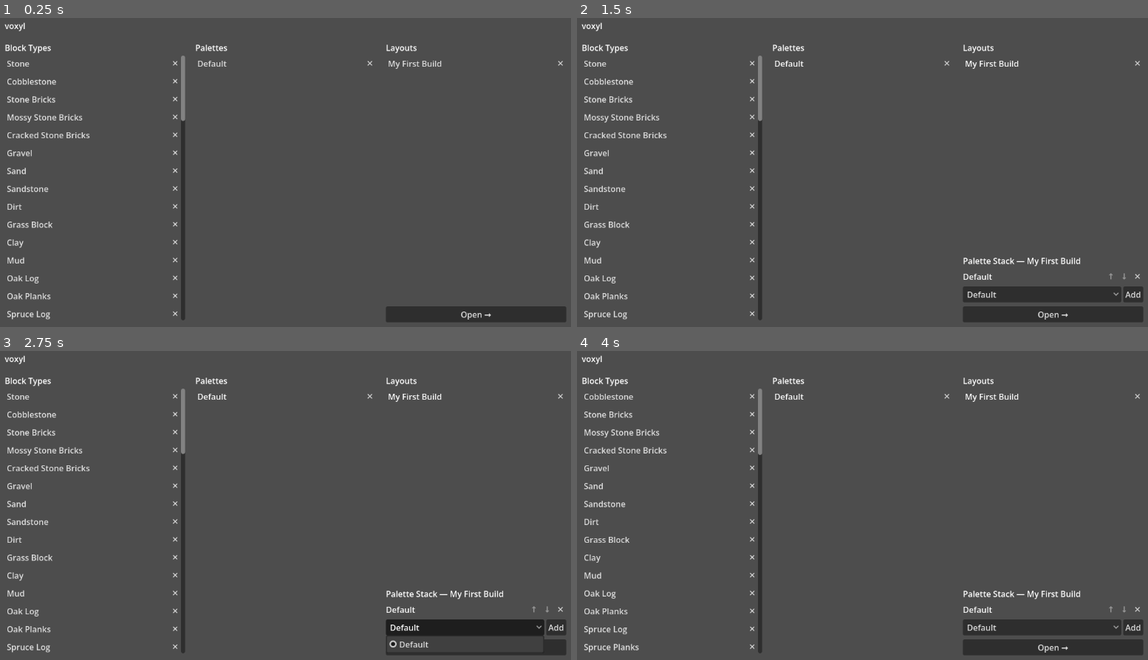
Above: before the commit, frames 1-4 (two rows, left to right).
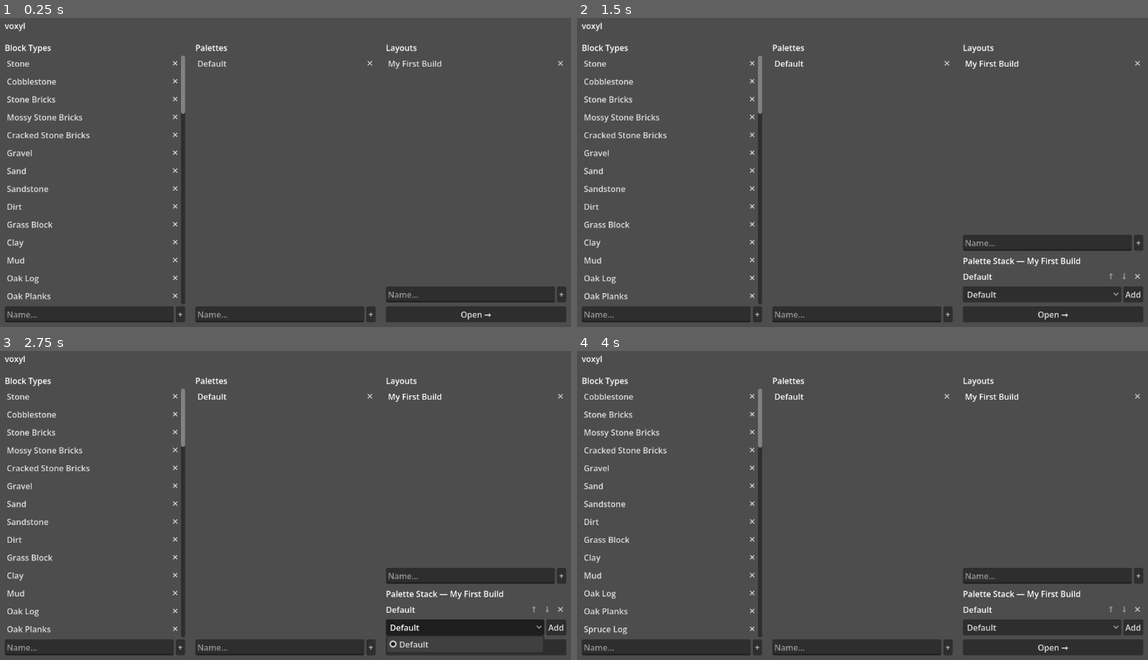
Above: after the commit, the same moments.

Repository: InfinitiesLoop/voxyl
Game: Godot game, scene res://scenes/Main.tscn
The game is run twice, just before and just after one commit, with the same random seed, the same clock (stepped at 60 frames per second) and the same inputs.
Inputs:
- Up to frame 1 (0.25 s): no input
- Up to frame 2 (1.5 s): click "Default" at 0.5 s; click "My First Build" at 1.25 s
- Up to frame 3 (2.75 s): click "Default" at 2 s
- Up to frame 4 (4 s): click "Stone" at 2.75 s; click "✕" at 3.5 s

The runs differ from the first frame. In frame 1, 4.8% of the frame differs, in the area x 0-100%, y 30-99%; in frame 2, 4.8%; in frame 3, 4.8%; in frame 4, 4.8%.
Error before the commit: Invalid access to property or key 'return_pressed' on a base object of type 'LineEdit'. (res://scripts/ui/LibraryList.gd:37)

Commit message:
Add smoke test suite and fix LineEdit signal name
tests/SmokeTest.tscn + SmokeTest.gd runs the full data model headlessly
via the real autoload, covering workspace init, block ops, palette
resolution, and last-wins layering. tests/run_tests.sh is the runner.

Also fixes LibraryList._ready using return_pressed (Godot 3 name) instead
of text_submitted — this was the startup crash.

Diff:
--- a/scripts/ui/LibraryList.gd
+++ b/scripts/ui/LibraryList.gd
@@ -34,7 +34,7 @@
 	_name_input = LineEdit.new()
 	_name_input.size_flags_horizontal = SIZE_EXPAND_FILL
 	_name_input.placeholder_text = "Name..."
-	_name_input.return_pressed.connect(_on_add)
+	_name_input.text_submitted.connect(func(_t): _on_add())
 	add_bar.add_child(_name_input)
 
 	var add_btn := Button.new()
--- /dev/null
+++ b/tests/SmokeTest.gd
@@ -0,0 +1,71 @@
+extends Node
+
+var _pass := 0
+var _fail := 0
+
+func _ready() -> void:
+	print("\n=== voxyl smoke test ===\n")
+	_test_workspace_init()
+	_test_block_ops()
+	_test_palette_resolution()
+	_test_last_wins()
+	print("\n%d passed, %d failed" % [_pass, _fail])
+	get_tree().quit(1 if _fail > 0 else 0)
+
+func _check(label: String, condition: bool) -> void:
+	if condition:
+		print("  ok   %s" % label)
+		_pass += 1
+	else:
+		print("  FAIL %s" % label)
+		_fail += 1
+
+func _test_workspace_init() -> void:
+	print("-- workspace init")
+	_check("workspace exists", VoxelWorld.workspace != null)
+	_check("block types populated", VoxelWorld.workspace.block_types.size() > 0)
+	_check("default palette exists", VoxelWorld.workspace.get_palette("Default") != null)
+	var layout := VoxelWorld.workspace.get_layout("My First Build")
+	_check("default layout exists", layout != null)
+	_check("layout has palette stack", layout != null and not layout.palette_names.is_empty())
+
+func _test_block_ops() -> void:
+	print("-- block ops")
+	var layout := VoxelWorld.workspace.get_layout("My First Build")
+	VoxelWorld.open(layout)
+	VoxelWorld.set_block(Vector3i(0, 0, 0), "Base")
+	_check("set block", VoxelWorld.get_block(Vector3i(0, 0, 0)) == "Base")
+	VoxelWorld.clear_block(Vector3i(0, 0, 0))
+	_check("clear block", VoxelWorld.get_block(Vector3i(0, 0, 0)) == "")
+	VoxelWorld.set_block(Vector3i(100, 100, 100), "Base")
+	_check("out-of-bounds rejected", VoxelWorld.get_block(Vector3i(100, 100, 100)) == "")
+
+func _test_palette_resolution() -> void:
+	print("-- palette resolution")
+	var layout := VoxelWorld.workspace.get_layout("My First Build")
+	VoxelWorld.open(layout)
+	_check("merged semantic names non-empty", VoxelWorld.merged_semantic_names().size() > 0)
+	var fallback := Color(0.35, 0.35, 0.35)
+	_check("known semantic resolves color", VoxelWorld.get_color_for_semantic("Base") != fallback)
+	_check("unknown semantic gets fallback", VoxelWorld.get_color_for_semantic("__nope__") == fallback)
+	_check("block type resolved", not VoxelWorld.get_block_type_for_semantic("Base").is_empty())
+	_check("unknown block type is empty", VoxelWorld.get_block_type_for_semantic("__nope__") == "")
+
+func _test_last_wins() -> void:
+	print("-- last-wins palette layering")
+	var ws := VoxelWorld.workspace
+	var layout := ws.get_layout("My First Build")
+	var override := ws.add_palette("__test_override__")
+	var e := PaletteEntry.new()
+	e.semantic_name = "Base"
+	e.block_type_name = "Diamond Block"
+	e.color = Color.CYAN
+	override.entries.append(e)
+	layout.palette_names.append("__test_override__")
+	VoxelWorld.open(layout)
+	_check("last-wins block type", VoxelWorld.get_block_type_for_semantic("Base") == "Diamond Block")
+	_check("last-wins color", VoxelWorld.get_color_for_semantic("Base") == Color.CYAN)
+	_check("non-overridden entry still resolves", not VoxelWorld.get_block_type_for_semantic("Accent").is_empty())
+	# cleanup
+	layout.palette_names.pop_back()
+	ws.remove_palette("__test_override__")
--- /dev/null
+++ b/tests/SmokeTest.tscn
@@ -0,0 +1,6 @@
+[gd_scene load_steps=2 format=3]
+
+[ext_resource type="Script" path="res://tests/SmokeTest.gd" id="1"]
+
+[node name="SmokeTest" type="Node"]
+script = ExtResource("1")
Not shown, added: scripts/core/VoxelLayout.gd.uid
Not shown, added: scripts/core/VoxelWorkspace.gd.uid
Not shown, added: scripts/ui/HomeScreen.gd.uid
Not shown, added: scripts/ui/LibraryList.gd.uid
Not shown, added: scripts/ui/Main.gd.uid
Not shown, added: tests/run_tests.sh
